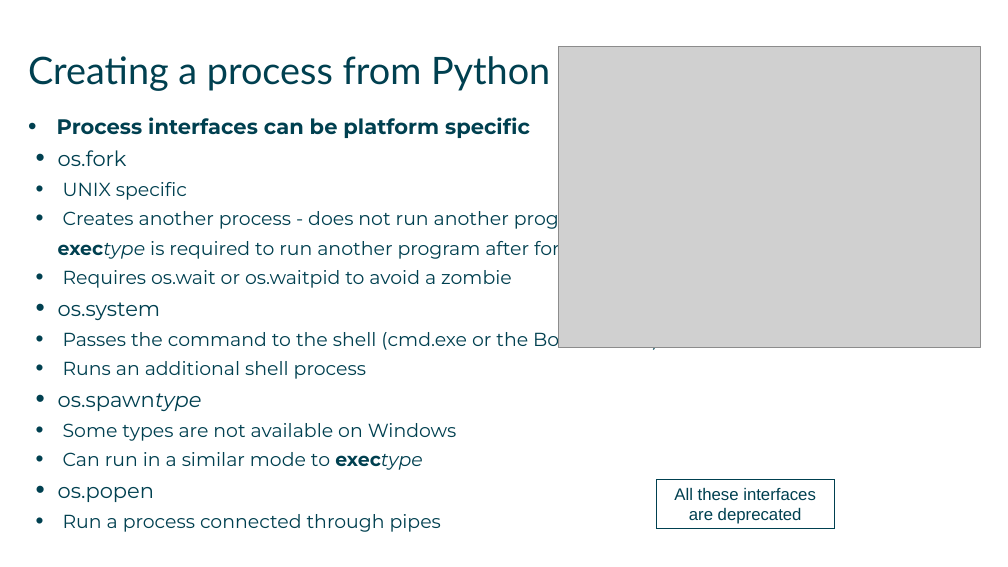
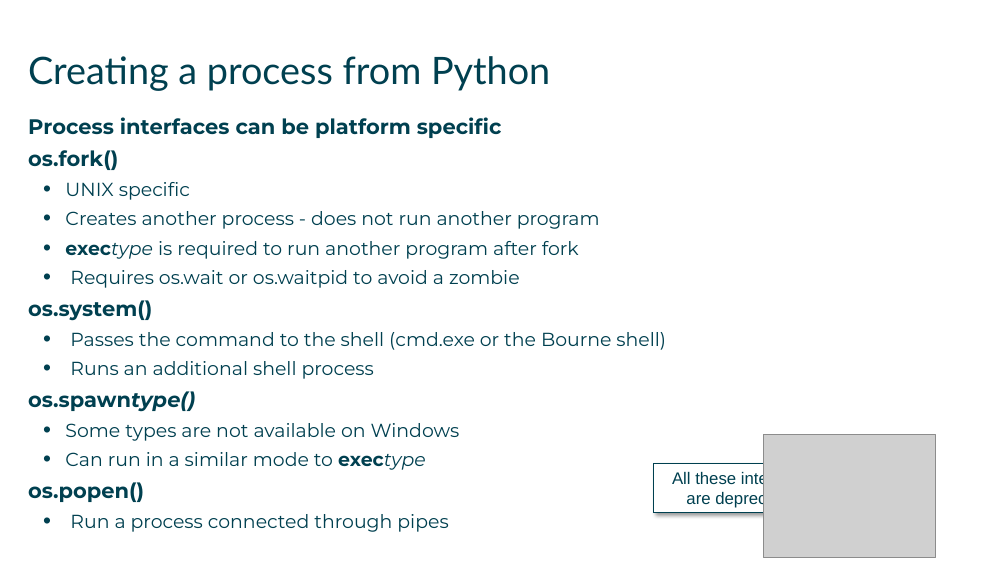
Before and after one commit to AndySmithQA/June24py3, a slide deck: slide 4 of QAPYTH3/DG_14_Multitasking_and_asyncio.pptx. Drawn at 1008x567 pixels with LibreOffice and Linux fonts; fonts in the diff are those of the drawing; grey boxes stand for pictures. Boxes give left, top, right and bottom in pixels: in the first picture for what was removed or moved away, otherwise in the second. Text is boxed around its words. In the diff, an @@ line names an element or a change of style, - is before the commit and + after.

```diff
--- a/QAPYTH3/DG_14_Multitasking_and_asyncio.pptx
+++ b/QAPYTH3/DG_14_Multitasking_and_asyncio.pptx
@@ text at bbox=[28, 117, 666, 532]: bullet • to none; indent changed; list level 4 to 3 in "exectype is required to run ..." @@
@@ text at bbox=[28, 150, 118, 170]: text changed; bold on @@
-  • os.fork
+  os.fork()
@@ text at bbox=[28, 300, 152, 321]: text changed; bold on @@
-  • os.system
+  os.system()
@@ text at bbox=[28, 391, 195, 412]: text changed; bold on @@
-  • os.spawntype
+  os.spawntype()
@@ picture: place and size @@
-picture at bbox=[558, 46, 980, 347]
+picture at bbox=[763, 435, 936, 558]
@@ rectangle "All these interfaces are deprecated": place and size @@
-rectangle "All these interfaces are deprecated" at bbox=[656, 479, 835, 529]
+rectangle "All these interfaces are deprecated" at bbox=[654, 464, 833, 513]
@@ rectangle "All these interfaces are deprecated" at bbox=[654, 464, 833, 513]: fill none to #FFFFFF; shadow on @@
@@ text at bbox=[28, 482, 144, 502]: text changed; bold on @@
-  • os.popen
+  os.popen()
```
Also in this commit, not shown: 24 other slides changed, 45 other files.
